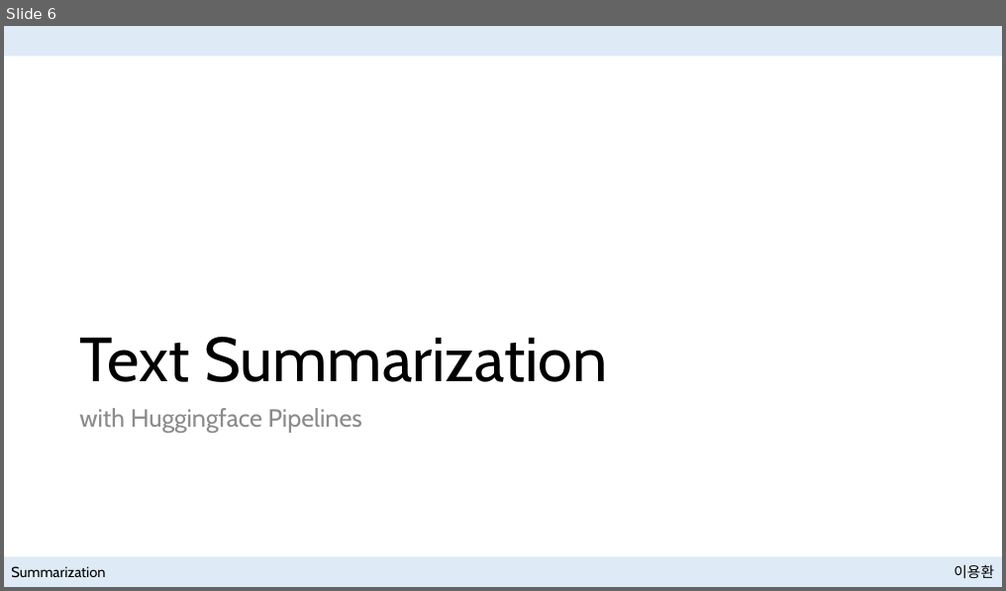
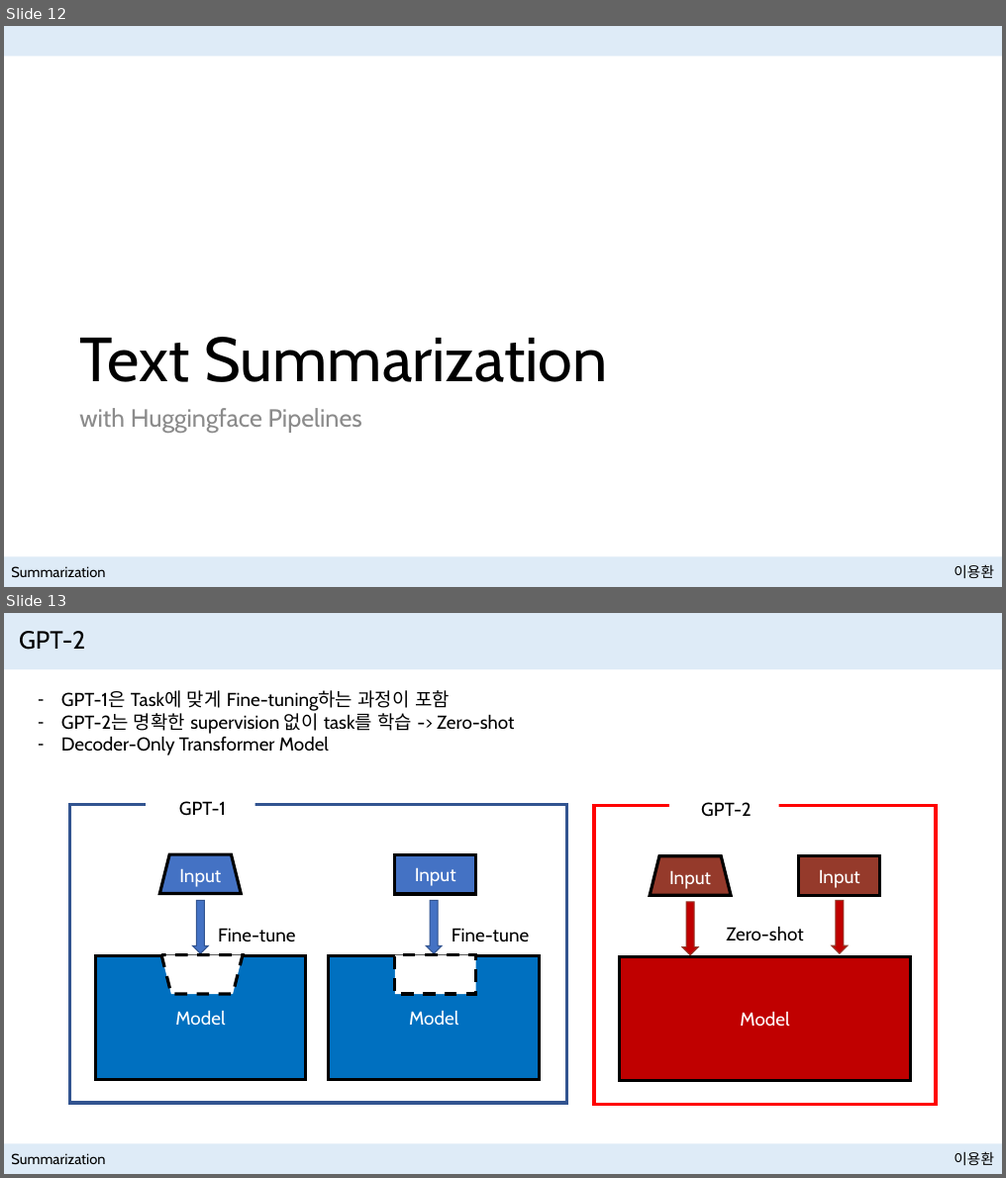
Before and after one commit to NewPlus/SeminarforNLP, a slide deck: Seminar/Book_Natural Language Processing with Transformers/Presentation files/Summarization with Hugging Face.pptx. Shown one above the other, each under a label of ours: slide 6 before the commit, slides 12 and 13 after it. The pictures are 1006x591 and 1006x1178 pixels, drawn with LibreOffice and Linux fonts; fonts in the diff are those of the drawing. Boxes give left, top, right and bottom in pixels: in the first picture for what was removed or moved away, otherwise in the second. Text is boxed around its words. In the diff, an @@ line names an element or a change of style, - is before the commit and + after.

```diff
--- a/Seminar/Book_Natural Language Processing with Transformers/Presentation files/Summarization with Hugging Face.pptx
+++ b/Seminar/Book_Natural Language Processing with Transformers/Presentation files/Summarization with Hugging Face.pptx
@@ slide 13 added at [4, 613, 1002, 1174], background #FFFFFF; not listed: 2 template elements that a slide beside it also shows @@
@@ rectangle added at [4, 613, 1002, 669], fill #DEEBF7 @@
@@ title added at [19, 631, 85, 650], 24 pt, text #000000 @@
+GPT-2
@@ text added at [61, 690, 514, 756], 18 pt, text #000000 @@
+– GPT-1은 Task에 맞게 Fine-tuning하는 과정이 포함
+– GPT-2는 명확한 supervision 없이 task를 학습 -> Zero-shot
+– Decoder-Only Transformer Model
@@ rectangle added at [70, 805, 567, 1103], outline #325491 3 pt @@
@@ text added at [179, 801, 226, 816], 18 pt, text #000000 @@
+GPT-1
@@ rectangle added at [594, 806, 936, 1105], outline #FF0000 3 pt @@
@@ text added at [701, 802, 750, 817], 18 pt, text #000000 @@
+GPT-2
@@ trapezoid added at [159, 855, 241, 894], fill #4472C4, outline #000000 3 pt, 18 pt, text #FFFFFF @@
+Input
@@ rectangle added at [395, 856, 475, 894], fill #4472C4, outline #000000 3 pt, 18 pt, text #FFFFFF @@
+Input
@@ right arrow added at [193, 900, 208, 954], fill #4472C4, outline #325491 1 pt @@
@@ right arrow added at [426, 900, 442, 954], fill #4472C4, outline #325491 1 pt @@
@@ group added at [650, 857, 880, 956]: 2 right arrows, 1 text, 1 trapezoid, 1 rectangle @@
+Zero-shot
+Input
+Input
@@ text added at [218, 928, 295, 943], 18 pt, text #000000 @@
+Fine-tune
@@ text added at [451, 928, 529, 943], 18 pt, text #000000 @@
+Fine-tune
@@ rectangle added at [95, 956, 306, 1079], fill #0070C0, outline #000000 3 pt, 18 pt, text #FFFFFF @@
+Model
@@ trapezoid added at [161, 956, 242, 994], fill #FFFFFF, outline #000000 3 pt dashed @@
@@ rectangle added at [329, 956, 540, 1079], fill #0070C0, outline #000000 3 pt, 18 pt, text #FFFFFF @@
+Model
@@ rectangle added at [395, 956, 475, 994], fill #FFFFFF, outline #000000 3 pt dashed @@
@@ rectangle added at [620, 958, 912, 1081], fill #C00000, outline #000000 3 pt, 18 pt, text #FFFFFF @@
+Model
@@ text added at [11, 1154, 105, 1165], 14 pt, text #000000 @@
+Summarization
@@ what was slide 6 is now slide 12 @@
```
Also in this commit, not shown: 3 slides changed, 43 other slides added, 1 slide removed, 17 other files.
